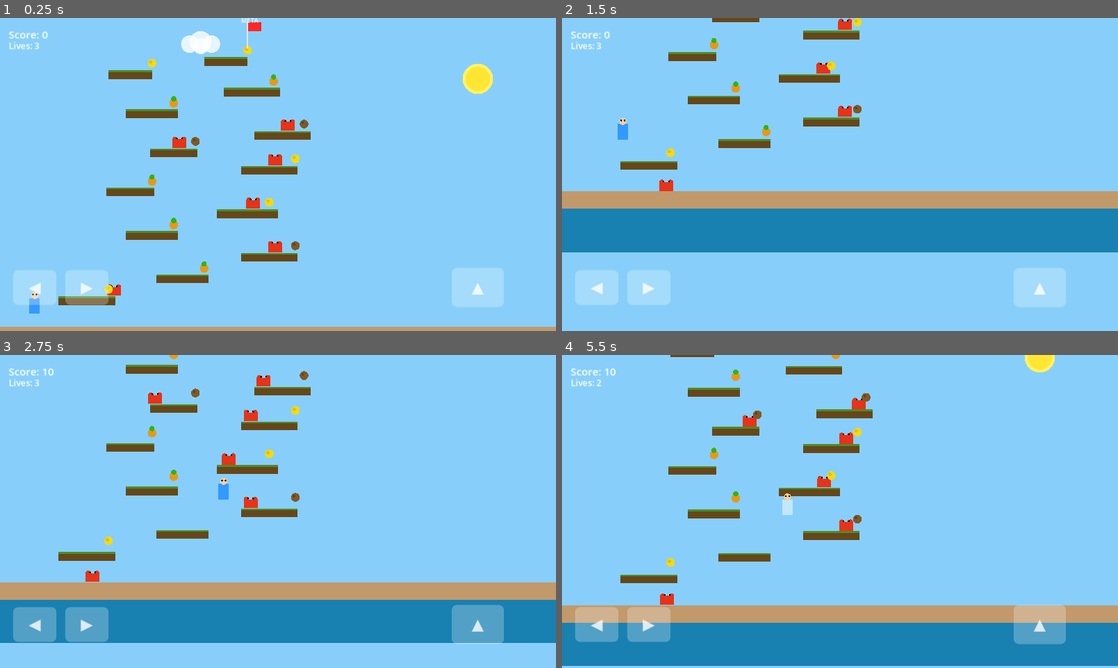
Above: before the commit, frames 1-4 (two rows, left to right).
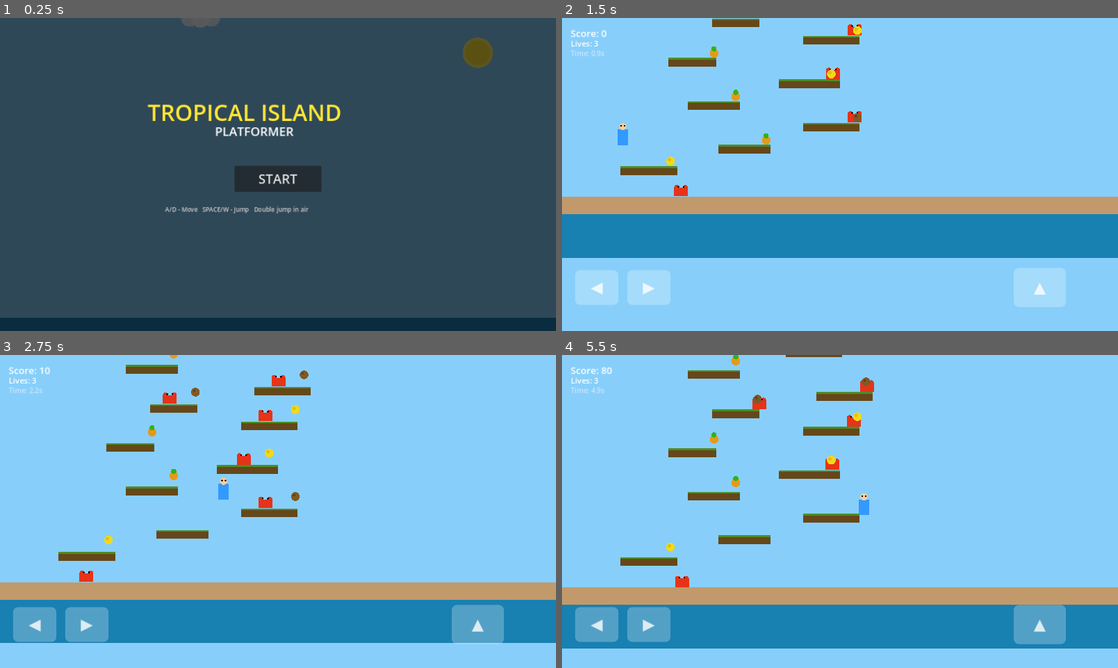
Above: after the commit, the same moments.

Repository: basic-scientia/Tropical-Island-Platformer
Game: Godot game, scene res://main.tscn
Two runs of this game, one before a commit and one after it. Both use one fixed random seed, a clock stepped at 60 frames per second and the inputs below.
Inputs (mouse positions are in pixels of both pictures, inside the frame that each line leads up to):
- Up to frame 1 (0.25 s): no input
- Up to frame 2 (1.5 s): click (840, 177) at 0.5 s, where only the run after the commit has a clickable "START"; hold D (move_right) from 1.28 s (still down); hold Space (jump) from 1.28 s (still down)
- Up to frame 3 (2.75 s): keep holding D (move_right); release Space (jump) at 2.03 s; tap Space (jump) at 2.1, 2.27, 2.57 s
- Up to frame 4 (5.5 s): release D (move_right) at 2.78 s; hold A (move_left) 2.78-3.53 s; hold Space (jump) 2.78-3.53 s; hold D (move_right) 3.53-5.03 s; tap Space (jump) at 3.6, 3.77, 4.07, 5.1, 5.27 s; hold Space (jump) 4.28-5.03 s; hold A (move_left) from 5.03 s (still down)

The runs differ from the first frame. In frame 1, 100% of the frame differs, in the area x 0-100%, y 0-100%; in frame 2, 9.3%; in frame 3, 1.2%; in frame 4, 24%.

Commit message:
Add start screen, game timer, and high score saving

Diff:
--- a/hud.gd
+++ b/hud.gd
@@ -5,26 +5,45 @@
     score_label.name = "ScoreLabel"
     score_label.text = "Score: 0"
     score_label.position = Vector2(20, 20)
-    score_label.add_theme_font_size_override("font_size", 24)
+    score_label.add_theme_font_size_override("font_size", 22)
     score_label.add_theme_color_override("font_color", Color(1, 1, 1))
     add_child(score_label)
 
     var lives_label = Label.new()
     lives_label.name = "LivesLabel"
     lives_label.text = "Lives: 3"
-    lives_label.position = Vector2(20, 50)
-    lives_label.add_theme_font_size_override("font_size", 20)
+    lives_label.position = Vector2(20, 46)
+    lives_label.add_theme_font_size_override("font_size", 18)
     lives_label.add_theme_color_override("font_color", Color(1, 1, 1))
     add_child(lives_label)
+
+    var time_label = Label.new()
+    time_label.name = "TimeLabel"
+    time_label.text = "Time: 0.0s"
+    time_label.position = Vector2(20, 70)
+    time_label.add_theme_font_size_override("font_size", 16)
+    time_label.add_theme_color_override("font_color", Color(0.8, 0.9, 1))
+    add_child(time_label)
 
     var win_label = Label.new()
     win_label.name = "WinLabel"
     win_label.text = ""
-    win_label.position = Vector2(440, 300)
+    win_label.position = Vector2(340, 260)
     win_label.add_theme_font_size_override("font_size", 48)
     win_label.add_theme_color_override("font_color", Color(1, 0.9, 0.2))
     win_label.visible = false
+    win_label.z_index = 10
     add_child(win_label)
+
+    var win_info = Label.new()
+    win_info.name = "WinInfo"
+    win_info.text = ""
+    win_info.position = Vector2(400, 320)
+    win_info.add_theme_font_size_override("font_size", 22)
+    win_info.add_theme_color_override("font_color", Color(1, 1, 1))
+    win_info.visible = false
+    win_info.z_index = 10
+    add_child(win_info)
 
 func update_score(s):
     $ScoreLabel.text = "Score: " + str(s)
@@ -32,6 +51,11 @@
 func update_lives(l):
     $LivesLabel.text = "Lives: " + str(l)
 
-func show_win():
+func update_time(t):
+    $TimeLabel.text = "Time: " + str(snapped(t, 0.1)) + "s"
+
+func show_win(time, score):
     $WinLabel.text = "YOU WIN!"
     $WinLabel.visible = true
+    $WinInfo.text = "Time: " + str(snapped(time, 0.1)) + "s   Score: " + str(score)
+    $WinInfo.visible = true
--- a/main.gd
+++ b/main.gd
@@ -10,26 +10,23 @@
 var camera = null
 var goal = null
 var won = false
+var game_started = false
+var start_time = 0
 
 func _ready():
     _setup_inputs()
     _create_background()
-    _create_ground()
-    _create_platforms()
-    _create_player()
-    _create_camera()
-    _create_enemies()
-    _create_fruits()
-    _create_goal()
-    _create_hud()
+    _create_start_screen()
     _create_clouds()
-    _create_touch_controls()
 
 func _process(delta):
-    if player and camera:
+    if game_started and player and camera:
         var target = player.position
         target.x = SCREEN_W / 2
         camera.position = camera.position.lerp(target, 8.0 * delta)
+    if game_started and hud:
+        var elapsed = (Time.get_ticks_msec() - start_time) / 1000.0
+        hud.update_time(elapsed)
 
 func _setup_inputs():
     if InputMap.has_action("move_left"):
@@ -78,6 +75,103 @@
     sun.z_index = -8
     add_child(sun)
 
+func _create_start_screen():
+    var overlay = CanvasLayer.new()
+    overlay.name = "StartScreen"
+
+    var bg = ColorRect.new()
+    bg.color = Color(0, 0, 0, 0.65)
+    bg.size = Vector2(SCREEN_W, SCREEN_H)
+    bg.position = Vector2.ZERO
+    overlay.add_child(bg)
+
+    var title = Label.new()
+    title.text = "TROPICAL ISLAND"
+    title.position = Vector2(340, 180)
+    title.add_theme_font_size_override("font_size", 52)
+    title.add_theme_color_override("font_color", Color(1, 0.9, 0.2))
+    overlay.add_child(title)
+
+    var sub = Label.new()
+    sub.text = "PLATFORMER"
+    sub.position = Vector2(495, 240)
+    sub.add_theme_font_size_override("font_size", 28)
+    sub.add_theme_color_override("font_color", Color(1, 1, 1))
+    overlay.add_child(sub)
+
+    var btn = Button.new()
+    btn.text = "START"
+    btn.position = Vector2(540, 340)
+    btn.size = Vector2(200, 60)
+    btn.add_theme_font_size_override("font_size", 30)
+    btn.pressed.connect(_on_start_pressed)
+    overlay.add_child(btn)
+
+    var controls = Label.new()
+    controls.text = "A/D - Move   SPACE/W - Jump   Double jump in air"
+    controls.position = Vector2(380, 430)
+    controls.add_theme_font_size_override("font_size", 14)
+    controls.add_theme_color_override("font_color", Color(0.8, 0.8, 0.8))
+    overlay.add_child(controls)
+
+    var scores_label = Label.new()
+    scores_label.name = "ScoresList"
+    scores_label.position = Vector2(430, 490)
+    scores_label.add_theme_font_size_override("font_size", 16)
+    scores_label.add_theme_color_override("font_color", Color(1, 0.9, 0.2))
+    overlay.add_child(scores_label)
+
+    add_child(overlay)
+    _display_high_scores()
+
+func _display_high_scores():
+    var list = _load_scores()
+    var label = $StartScreen/ScoresList
+    if list.is_empty():
+        label.text = ""
+    else:
+        var text = "HIGH SCORES:\n"
+        for i in range(min(list.size(), 5)):
+            text += "  " + str(i + 1) + ".  " + list[i] + "\n"
+        label.text = text
+
+func _load_scores():
+    var arr = []
+    var file = FileAccess.open("user://scores.dat", FileAccess.READ)
+    if file:
+        while not file.eof_reached():
+            var line = file.get_line().strip_edges()
+            if line != "":
+                arr.append(line)
+        file.close()
+    return arr
+
+func _save_score(score, time_str):
+    var entry = "Score: " + str(score) + "  Time: " + time_str
+    var existing = _load_scores()
+    existing.append(entry)
+    var file = FileAccess.open("user://scores.dat", FileAccess.WRITE)
+    if file:
+        for e in existing:
+            file.store_line(e)
+        file.close()
+
+func _on_start_pressed():
+    game_started = true
+    start_time = Time.get_ticks_msec()
+    var start = get_node_or_null("StartScreen")
+    if start:
+        start.queue_free()
+    _create_ground()
+    _create_platforms()
+    _create_player()
+    _create_camera()
+    _create_enemies()
+    _create_fruits()
+    _create_goal()
+    _create_hud()
+    _create_touch_controls()
+
 func _create_ground():
     var ground = StaticBody2D.new()
     ground.position = Vector2(0, GROUND_Y)
@@ -243,18 +337,20 @@
 func _on_goal_body_entered(body):
     if body == player and not won:
         won = true
+        var elapsed = (Time.get_ticks_msec() - start_time) / 1000.0
+        var time_str = str(snapped(elapsed, 0.1)) + "s"
+        _save_score(player.score, time_str)
         if hud:
-            hud.show_win()
-        await get_tree().create_timer(3.0).timeout
+            hud.show_win(elapsed, player.score)
+        await get_tree().create_timer(4.0).timeout
         get_tree().reload_current_scene()
 
 func _create_clouds():
     for i in 12:
         var cloud = Node2D.new()
         cloud.set_script(preload("res://cloud.gd"))
-        var y_offset = -(i * 280)
         add_child(cloud)
-        cloud.position.y = y_offset
+        cloud.position.y = -(i * 280)
 
 func _create_hud():
     hud = preload("res://hud.gd").new()
